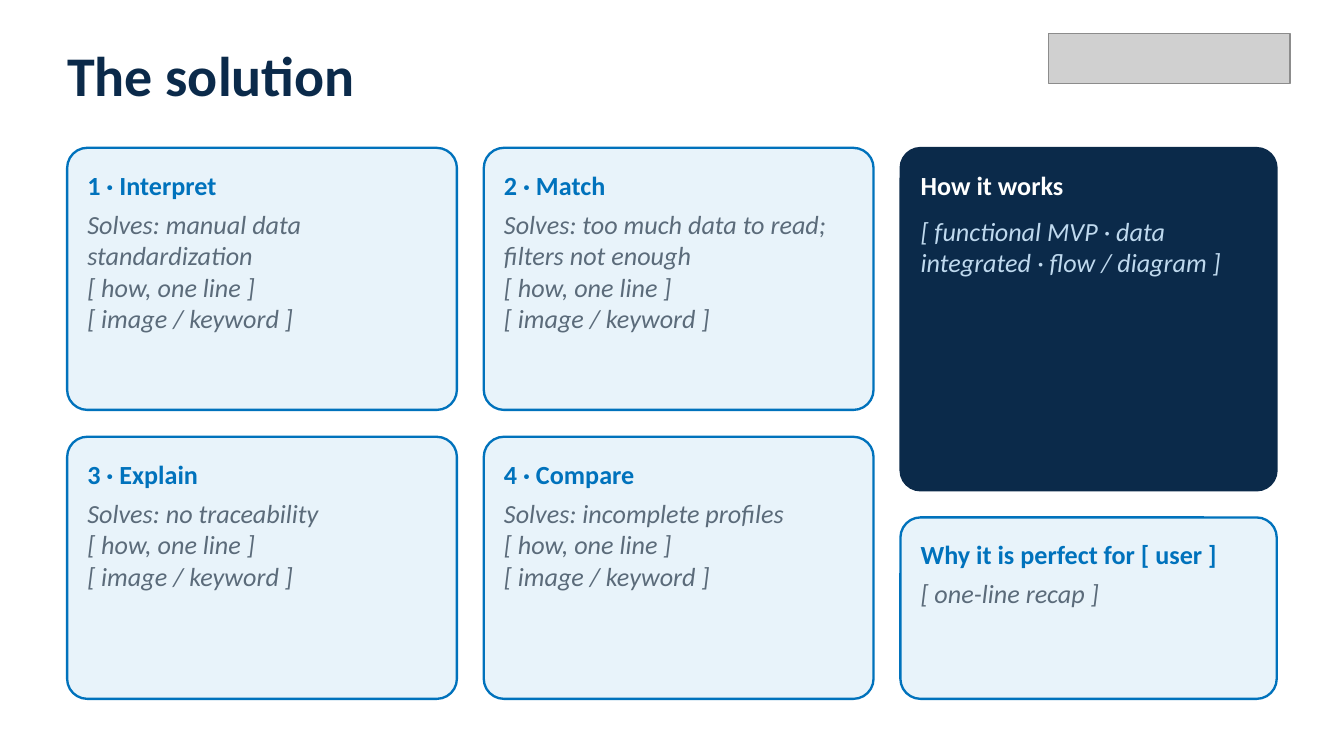
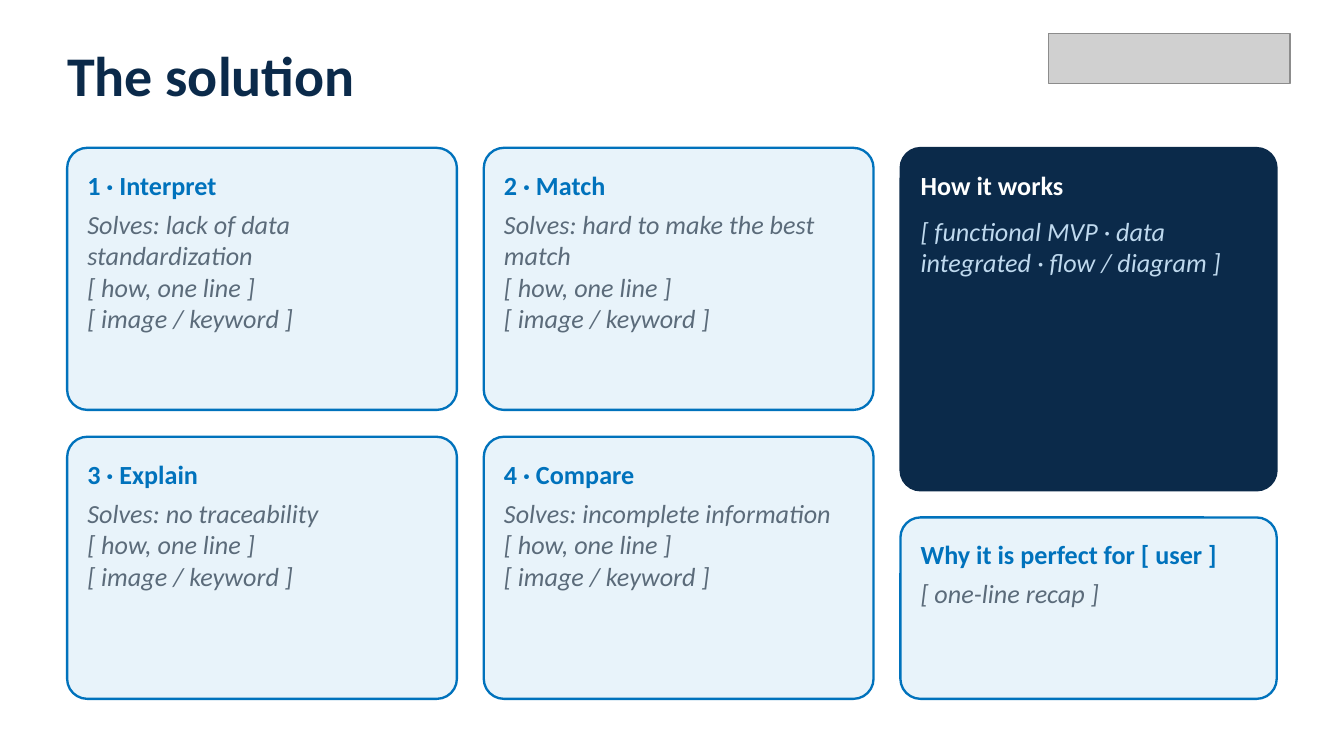
Before and after one commit to igagmol/hackaton-saturday, a slide deck: slide 3 of pitch/NTTDATA_pitch_deck.pptx. Drawn at 1344x756 pixels with LibreOffice and Linux fonts; fonts in the diff are those of the drawing; grey boxes stand for pictures. Boxes give left, top, right and bottom in pixels: in the first picture for what was removed or moved away, otherwise in the second. Text is boxed around its words. In the diff, an @@ line names an element or a change of style, - is before the commit and + after.

```diff
--- a/pitch/NTTDATA_pitch_deck.pptx
+++ b/pitch/NTTDATA_pitch_deck.pptx
@@ text at (87,216,290,265): text changed @@
-Solves: manual data standardization
+Solves: lack of data standardization
@@ text at (504,216,815,265): text changed @@
-Solves: too much data to read; filters not enough
+Solves: hard to make the best match
@@ text at (504,505,830,527): text changed @@
-Solves: incomplete profiles
+Solves: incomplete information
```
Also in this commit, not shown: 1 other slide changed, 3 other files.
